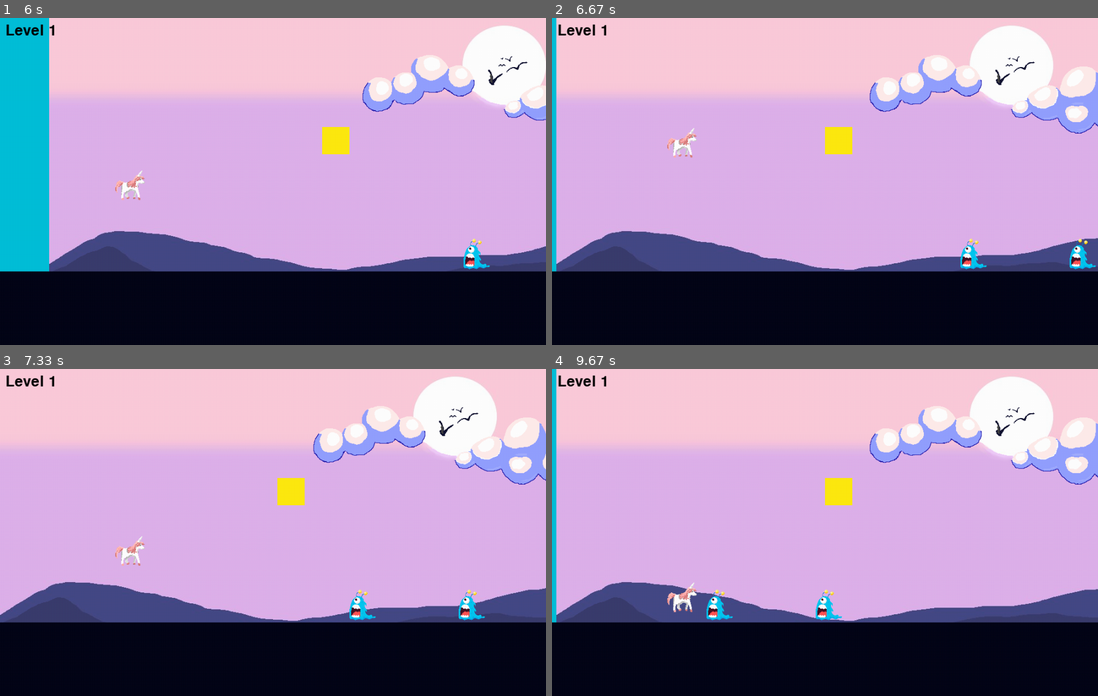
Above: before the commit, frames 1-4 (two rows, left to right).
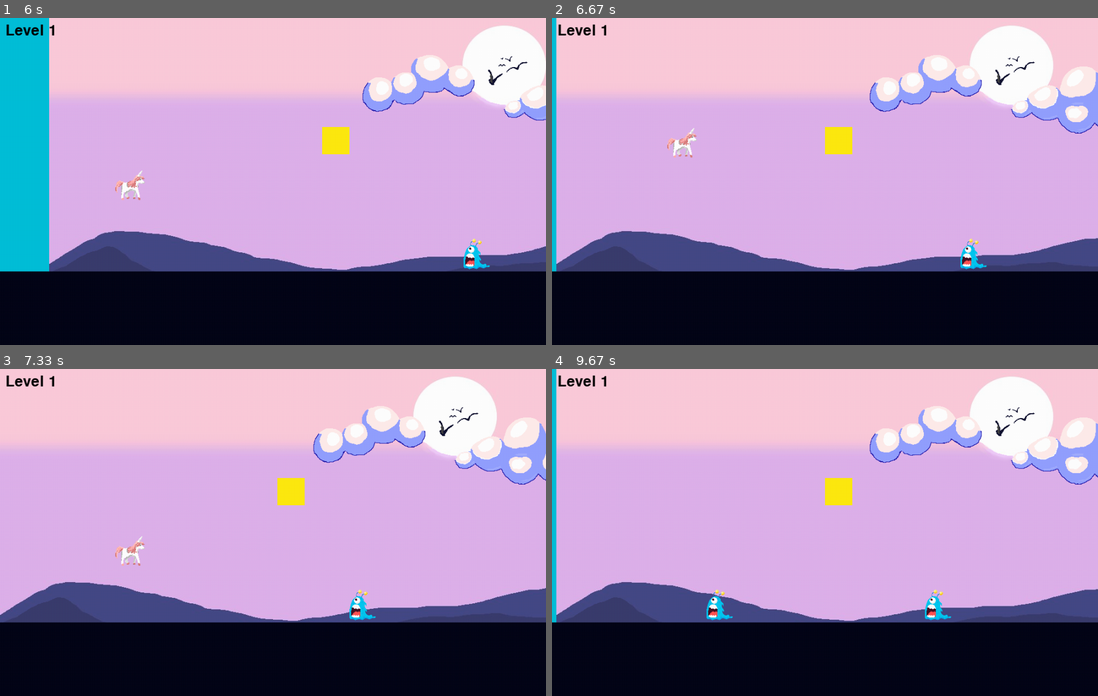
Above: after the commit, the same moments.

Repository: piterbsj/PyGame
Game: pygame game, started from main.py
Two runs of this game, one before a commit and one after it. Both use one fixed random seed, a clock stepped at 60 frames per second and the inputs below.
Inputs (mouse positions are in pixels of both pictures, inside the frame that each line leads up to):
- Up to frame 1 (6 s): click (191, 207) at 0.38 s; hold Left 0.67-1.2 s; hold Left 1.23-1.63 s; tap Space at 1.3, 1.73, 2.03, 2.4, 2.7, 2.9, 3.2, 3.4, 3.7, 3.9, 4.2, 4.47, 4.9, 5.2, 5.57, 5.87 s; hold Right 1.67-2.3 s; hold Left 2.33-2.8 s; hold Right 2.83-3.3 s; hold Right 3.33-3.8 s; hold Left 3.83-4.37 s; hold Left 4.4-4.8 s; hold Right 4.83-5.47 s; hold Left 5.5-5.97 s
- Up to frame 2 (6.67 s): hold Right 6-6.47 s; tap Space at 6.07, 6.37, 6.57 s; hold Right from 6.5 s (still down)
- Up to frame 3 (7.33 s): tap Space at 6.87, 7.07 s; release Right at 6.97 s; hold Left from 7 s (still down)
- Up to frame 4 (9.67 s): tap Space at 7.37, 7.63, 8.07, 8.37, 8.73, 9.03, 9.23, 9.53 s; release Left at 7.53 s; hold Left 7.57-7.97 s; hold Right 8-8.63 s; hold Left 8.67-9.13 s; hold Right 9.17-9.63 s

Frame 1 is identical in both runs. In frame 2, 0.2% of the frame differs, in the area x 94-100%, y 67-77%; in frame 3, 0.2%; in frame 4, 0.7%, in the area x 21-74%, y 65-77%.

Commit message:
зло убивает

Diff:
--- a/models/persons/mainpers.py
+++ b/models/persons/mainpers.py
@@ -22,6 +22,8 @@
         self.all_sprites = pygame.sprite.Group()
         sprite = pygame.sprite.Sprite()
         sprite.image = pygame.image.load(f'image/{pic}')
+        sprite.image = pygame.transform.scale(sprite.image, (80, 80))
+        self.mask = pygame.mask.from_surface(sprite.image)
         sprite.rect = self.pony_hitbox
         self.all_sprites = pygame.sprite.GroupSingle()
         self.all_sprites.add(sprite)
@@ -50,7 +52,6 @@
 
 
 
-    def draw(self, screen: pygame.Surface,  is_show_hitbox=True):
-        self.all_sprites.draw(screen)    #отрисовка спрайта
+    def draw(self, screen: pygame.Surface,  is_show_hitbox=True):   #отрисовка спрайта
         if is_show_hitbox:
-            pygame.draw.rect(screen, self.pony_color, self.pony_color, width=2)
+            self.all_sprites.draw(screen)
--- a/models/persons/villainpers.py
+++ b/models/persons/villainpers.py
@@ -1,9 +1,12 @@
 import pygame
+from models.persons.mainpers import Pony
+
+pony = Pony('ponyy.png', (0, 0))
 
 class Snail:                   #улитки
     SPEED = 50
     def __init__(self, n=1):
-        self.levels = {1: [1700, 1900, 3200],
+        self.levels = {1: [1700, 2100, 3200],
                        2: []}
         self.spawn = []
         self.newrect(1)
@@ -12,19 +15,19 @@
     def newrect(self, n):
         sp = self.levels[n]
         for i in sp:
-            zlo_hitbox = pygame.rect.Rect(i, 400, 65, 65)
+            self.zlo_hitbox = pygame.rect.Rect(i, 400, 65, 65)
 
-            self.x, self.y = 0, 0 # добавление спрайта трава
+            self.x, self.y = 0, 0
             self.all_sprites_evil = pygame.sprite.Group()
             sprite_evil = pygame.sprite.Sprite()
             sprite_evil.image = pygame.image.load('image/devil.png')
             sprite_evil.image = pygame.transform.scale(sprite_evil.image, (65, 65))
             self.mask = pygame.mask.from_surface(sprite_evil.image)
-            sprite_evil.rect = zlo_hitbox
+            sprite_evil.rect = self.zlo_hitbox
             self.all_sprites_evil = pygame.sprite.GroupSingle()
             self.all_sprites_evil.add(sprite_evil)
 
-            self.spawn.append([self.all_sprites_evil, zlo_hitbox, zlo_hitbox.x])
+            self.spawn.append([self.all_sprites_evil, self.zlo_hitbox, self.zlo_hitbox.x])
 
     def draw(self, screen: pygame.Surface):
         for i in self.spawn:
@@ -34,3 +37,7 @@
         for info in self.spawn:
             info[2] -= (Snail.SPEED * 155) / 1000
             info[1].x = info[2]
+
+    def update1(self):
+        if not pygame.sprite.collide_mask(self, pony.mask):
+            self.zlo_hitbox = self.zlo_hitbox.move(0, 1)
--- a/polscreen.py
+++ b/polscreen.py
@@ -39,10 +39,16 @@
                     stopBack = not stopBack
                 if event.key == pygame.K_TAB:
                     return 4
+        for  i in zlo.spawn:
+            flag = sprite.groupcollide(pony.all_sprites, i[0], True, False)
+            if not flag == {}:
+                print('убило')
+
 
         timer += clock.tick()
 
         pony.update()
+        #zlo.update1()
 
         screen.fill((0, 191, 216))
 
@@ -106,6 +112,7 @@
     push_rect3 = push_surface3.get_rect(center=(sp[0] + 300, sp[1]))
 
     running = True
+
     while running:
         # Просматриваем все события
         for event in pygame.event.get():
